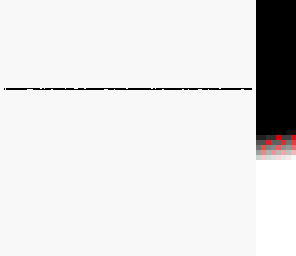
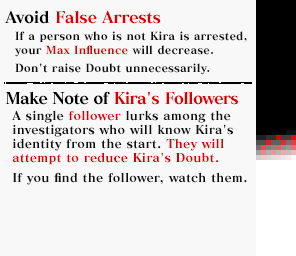
Two versions of the same layered image (296 × 256). Layer-by-layer changes:
added layer "A single follower lurks among the investigators who will know K" above "If a person who is not Kira is arrested, your Max Influence wil" over [11, 110, 247, 185]
added layer "If a person who is not Kira is arrested, your Max Influence wil" above "Avoid False Arrests Make Note of Kira's Followers" over [14, 31, 247, 75]
added layer "Avoid False Arrests Make Note of Kira's Followers" above "Layer 3" over [4, 10, 238, 105]
added layer "Layer 3" above "Layer 1" over [4, 82, 252, 94]
